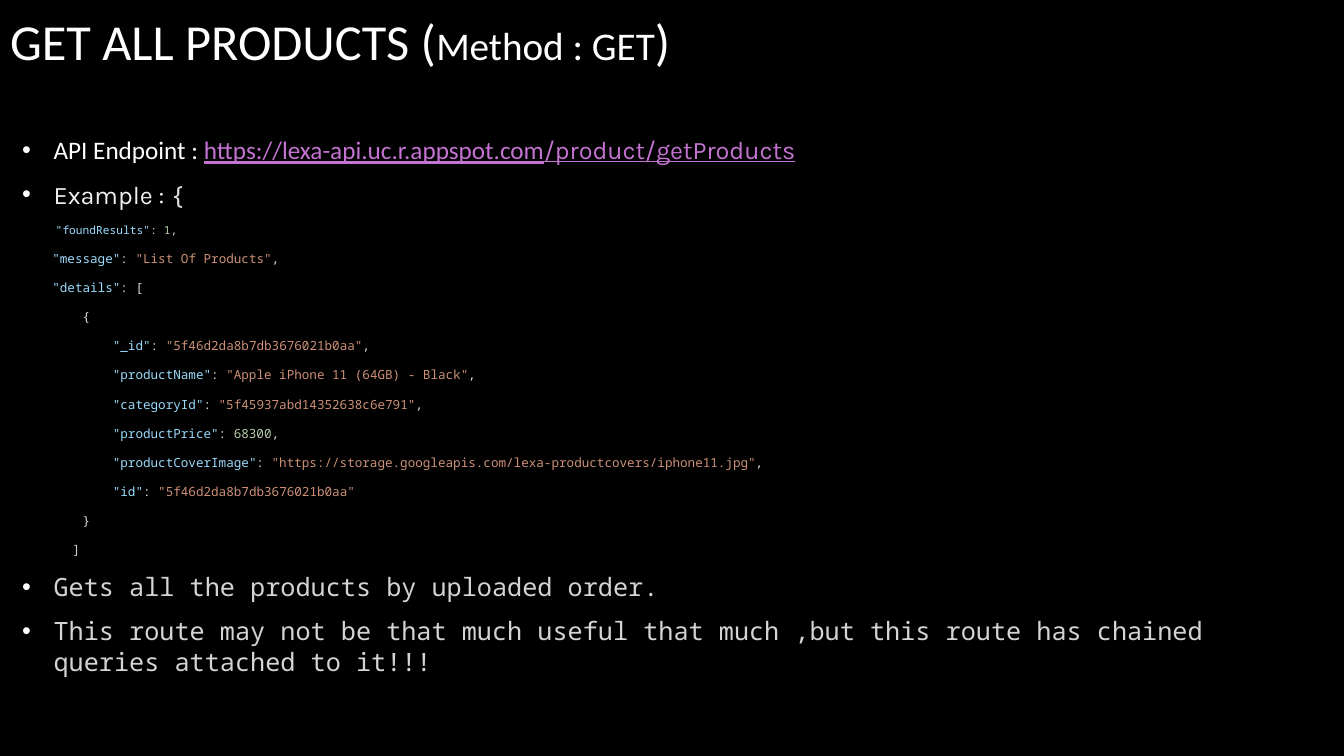
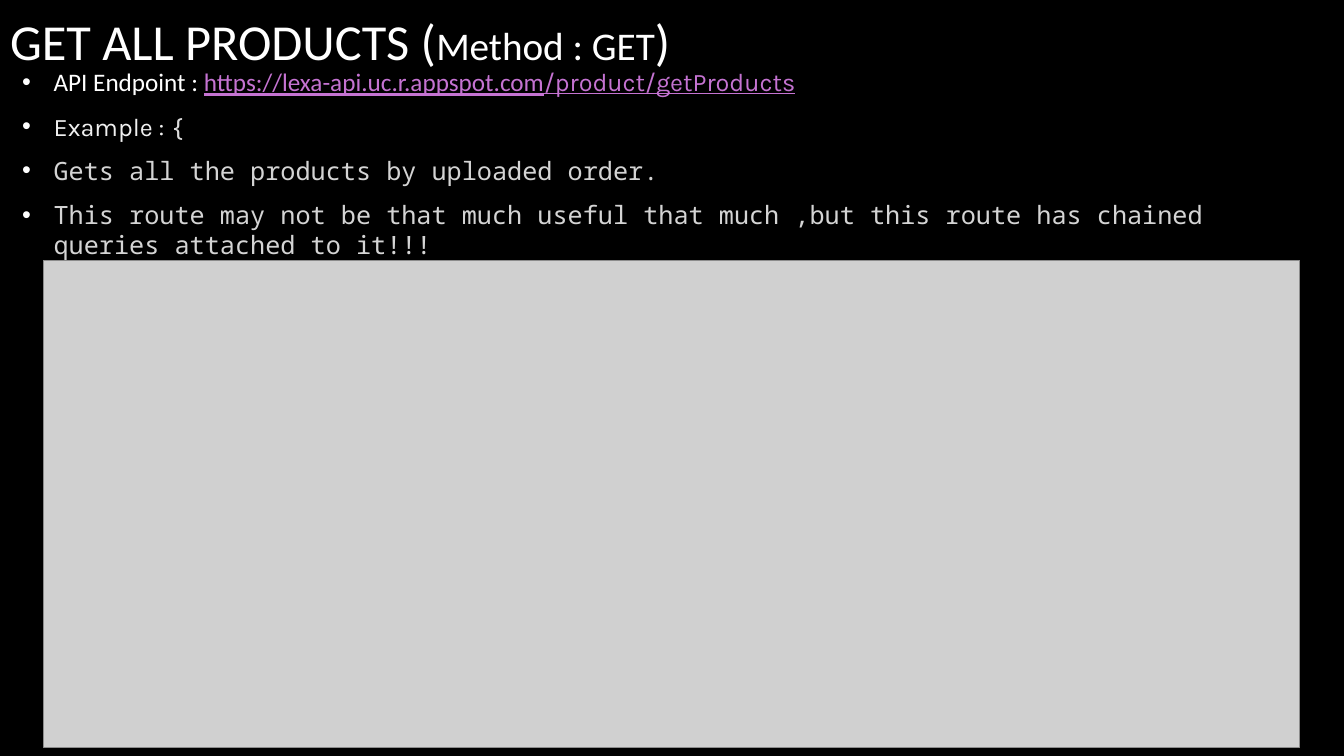
Before and after one commit to praveennagaraj97/e-commerce-using-react-and-express, a slide deck: slide 3 of Docs/API/product.pptx. Drawn at 1344x756 pixels with LibreOffice and Linux fonts; fonts in the diff are those of the drawing; grey boxes stand for pictures; background and template pictures are left out. Boxes give left, top, right and bottom in pixels: in the first picture for what was removed or moved away, otherwise in the second. Text is boxed around its words. In the diff, an @@ line names an element or a change of style, - is before the commit and + after.

```diff
--- a/Docs/API/product.pptx
+++ b/Docs/API/product.pptx
@@ text at bbox=[52, 225, 763, 496]: paragraphs removed @@
-"foundResults": 1,
-"message": "List Of Products",
-"details": [
-{
-"_id": "5f46d2da8b7db3676021b0aa",
-"productName": "Apple iPhone 11 (64GB) - Black",
-"categoryId": "5f45937abd14352638c6e791",
-"productPrice": 68300,
-"productCoverImage": "https://storage.googleapis.com/lexa-productcovers/iphone11.jpg",
-"id": "5f46d2da8b7db3676021b0aa"
-}
-]
@@ picture added at bbox=[43, 260, 1300, 747] @@
```
Also in this commit, not shown: 2 other slides changed, 1 slide added, 7 other files.
